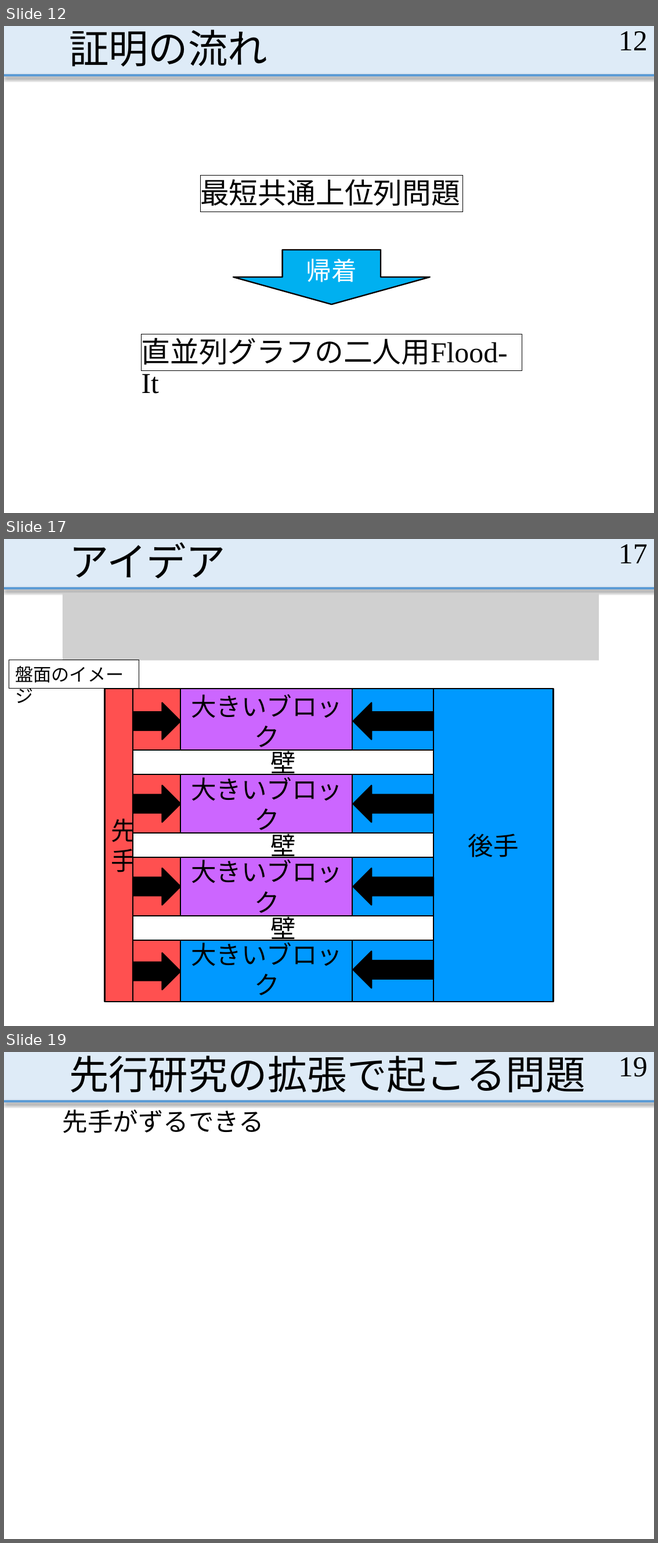
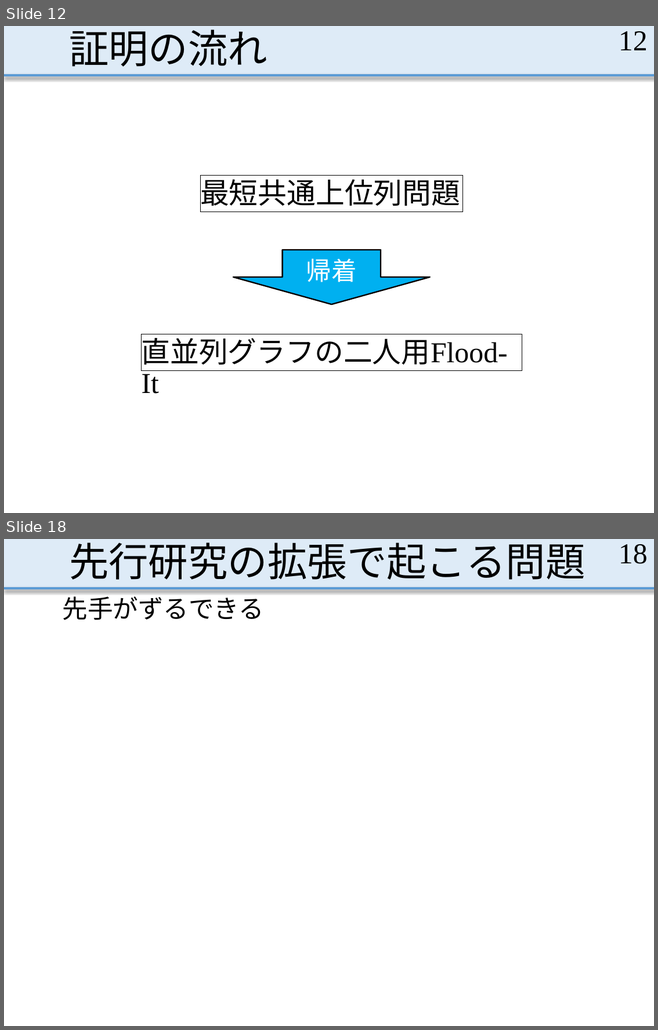
Before and after one commit to MasayaOda/SR, a slide deck: 191120oda.pptx. Shown one above the other, each under a label of ours: slides 12, 17 and 19 before the commit, slides 12 and 18 after it; the slides between them are not shown. The pictures are 658x1543 and 658x1030 pixels, drawn with LibreOffice and Linux fonts; fonts in the diff are those of the drawing; grey boxes stand for pictures. Boxes give left, top, right and bottom in pixels: in the first picture for what was removed or moved away, otherwise in the second. Text is boxed around its words. In the diff, an @@ line names an element or a change of style, - is before the commit and + after.

```diff
--- a/191120oda.pptx
+++ b/191120oda.pptx
@@ slide 17 removed at [4, 539, 654, 1026], background #FFFFFF; not listed: 2 template elements that a slide beside it also shows @@
@@ title removed at [69, 542, 226, 578] @@
-アイデア
@@ page number removed at [618, 544, 647, 563] @@
-17
@@ picture removed at [63, 593, 598, 660] @@
@@ rectangle removed at [9, 660, 139, 689] @@
-盤面のイメージ
@@ group removed at [105, 689, 553, 1002]: 17 rectangles, 8 right arrows @@
-大きいブロック
-大きいブロック
-大きいブロック
-大きいブロック
-先手
-後手
-壁
-壁
-壁
@@ what was slide 19 is now slide 18 @@
@@ page number at [618, 544, 647, 564]: text changed @@
-19
+18
```
Also in this commit, not shown: 2 slides changed, 2 slides added, 2 other slides removed.
